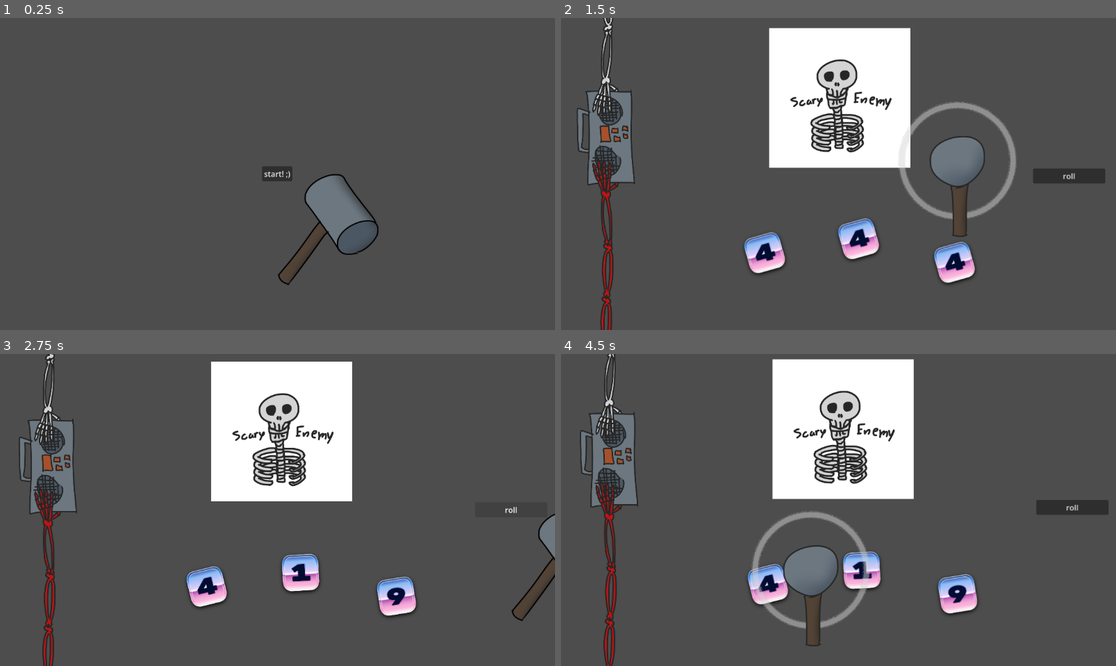
Above: before the commit, frames 1-4 (two rows, left to right).
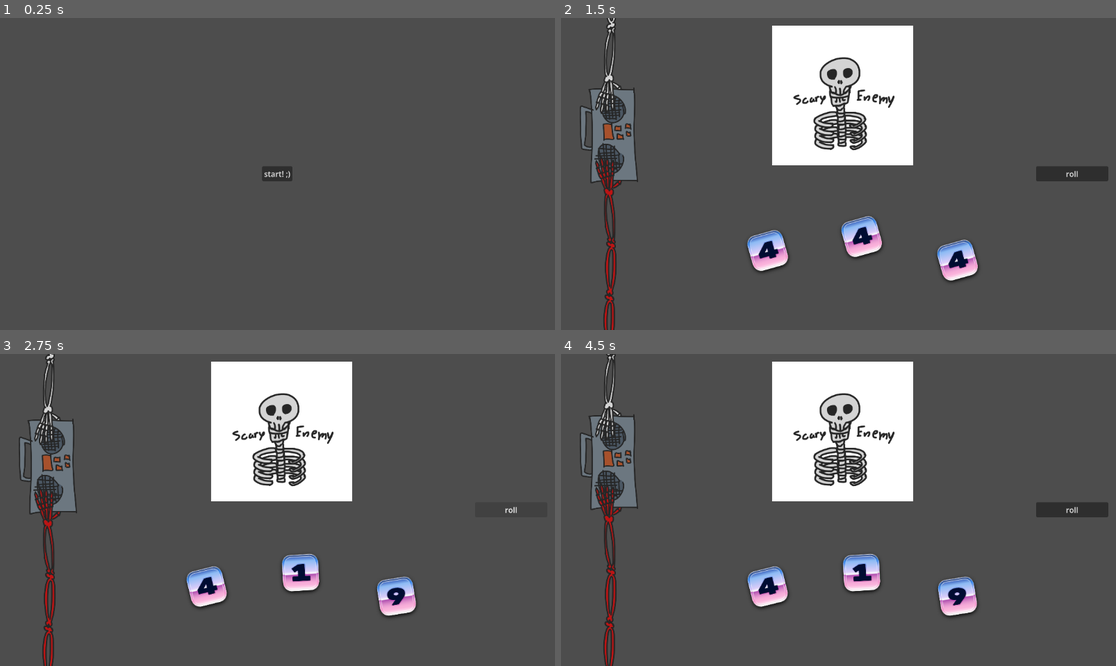
Above: after the commit, the same moments.

Repository: vhoyer/ludum_dare_60
Game: Godot game, scene res://stages/main_menu/main_menu.tscn
Two runs of this game, one before a commit and one after it. Both use one fixed random seed, a clock stepped at 60 frames per second and the inputs below.
Inputs (mouse positions are in pixels of both pictures, inside the frame that each line leads up to):
- Up to frame 1 (0.25 s): no input
- Up to frame 2 (1.5 s): click "start! ,)" at 0.5 s; move the mouse to (960, 158) at 1.27 s; hold Right (ui_right) from 1.28 s (still down); tap K at 1.35 s; click (960, 158) at 1.42 s
- Up to frame 3 (2.75 s): release Right (ui_right) at 2 s; click "roll" at 2 s
- Up to frame 4 (4.5 s): move the mouse to (727, 525) at 2.77 s; hold Down (ui_down) 2.78-3.53 s; tap K at 2.85, 3.6, 4.35 s; click (727, 525) at 2.92 s; tap Enter at 3.5 s; move the mouse to (894, 441) at 3.52 s; hold Right (ui_right) 3.53-4.28 s; click (894, 441) at 3.67 s; move the mouse to (810, 572) at 4.27 s; hold Up (ui_up) from 4.28 s (still down); click (810, 572) at 4.42 s

The runs differ from the first frame. In frame 1, 1.8% of the frame differs, in the area x 50-69%, y 49-86%; in frame 2, 9.9%, in the area x 2-99%, y 0-100%; in frame 3, 0.5%; in frame 4, 7.7%.

Commit message:
✨ Allow choosing what cursor in what Control node

Diff:
--- /dev/null
+++ b/components/game_cursor/cursor_on_parent.gd
@@ -0,0 +1,27 @@
+class_name CursorOnParent
+extends Node
+
+@export
+var cursor: CursorResource
+
+var _previous_cursor: CursorResource
+
+
+var parent: Node
+
+
+func _ready() -> void:
+	parent = self.get_parent()
+	if parent is Control:
+		parent.mouse_entered.connect(_enable_cursor)
+		parent.mouse_exited.connect(_disable_cursor)
+
+
+func _enable_cursor() -> void:
+	_previous_cursor = GameCursor.instance.cursor
+	GameCursor.instance.cursor = cursor
+
+
+func _disable_cursor() -> void:
+	GameCursor.instance.cursor = _previous_cursor
+	_previous_cursor = null
--- a/components/game_cursor/game_cursor.gd
+++ b/components/game_cursor/game_cursor.gd
@@ -1,5 +1,8 @@
 class_name GameCursor
 extends Node2D
+
+
+static var instance: GameCursor
 
 
 @export
@@ -17,6 +20,10 @@
 
 
 func _ready() -> void:
+	if instance:
+		push_warning('You should just have one GameCursor loaded at a time')
+	instance = self
+
 	cursor = _default_cursor
 	cursor.apply(self, CursorResource.Type.NORMAL)
 
--- a/components/game_cursor/game_cursor.tscn
+++ b/components/game_cursor/game_cursor.tscn
@@ -1,7 +1,7 @@
 [gd_scene format=3 uid="uid://usqu7frh72wo"]
 
 [ext_resource type="Script" uid="uid://bfrgc2xrx58px" path="res://components/game_cursor/game_cursor.gd" id="1_0mnap"]
-[ext_resource type="Resource" uid="uid://d17wkpun5jdvw" path="res://components/game_cursor/cursors/hammer.tres" id="2_kqhv7"]
+[ext_resource type="Resource" uid="uid://bx586f3ywe4bs" path="res://components/game_cursor/cursors/default.tres" id="2_kqhv7"]
 [ext_resource type="Texture2D" uid="uid://bbecw3msbwwvw" path="res://assets/cursor/wave.png" id="3_kqhv7"]
 
 [sub_resource type="Curve" id="Curve_44guq"]
--- a/stages/main/main.tscn
+++ b/stages/main/main.tscn
@@ -5,6 +5,8 @@
 [ext_resource type="Texture2D" uid="uid://bgsm4wruhcjqm" path="res://assets/alien/enemy1.png" id="2_j6wwd"]
 [ext_resource type="PackedScene" uid="uid://cpsa1qlgdobpb" path="res://components/game_tug_of_war/game_tug_of_war.tscn" id="2_usqqw"]
 [ext_resource type="PackedScene" uid="uid://usqu7frh72wo" path="res://components/game_cursor/game_cursor.tscn" id="2_woy08"]
+[ext_resource type="Script" uid="uid://d161jm3n6y53c" path="res://components/game_cursor/cursor_on_parent.gd" id="6_4vbm2"]
+[ext_resource type="Resource" uid="uid://i1wcyjmq7t4p" path="res://components/game_cursor/cursors/hand.tres" id="7_no1gd"]
 
 [node name="Main" type="HBoxContainer" unique_id=1820559237]
 anchors_preset = 15
@@ -90,4 +92,9 @@
 size_flags_vertical = 8
 text = "roll"
 
+[node name="CursorOnParent" type="Node" parent="MarginContainer/VBoxContainer2/RollButton" unique_id=1497928893]
+script = ExtResource("6_4vbm2")
+cursor = ExtResource("7_no1gd")
+metadata/_custom_type_script = "uid://d161jm3n6y53c"
+
 [connection signal="button_down" from="MarginContainer/VBoxContainer2/RollButton" to="." method="_on_roll_button_button_down"]
Not shown, added: components/game_cursor/cursor_on_parent.gd.uid
